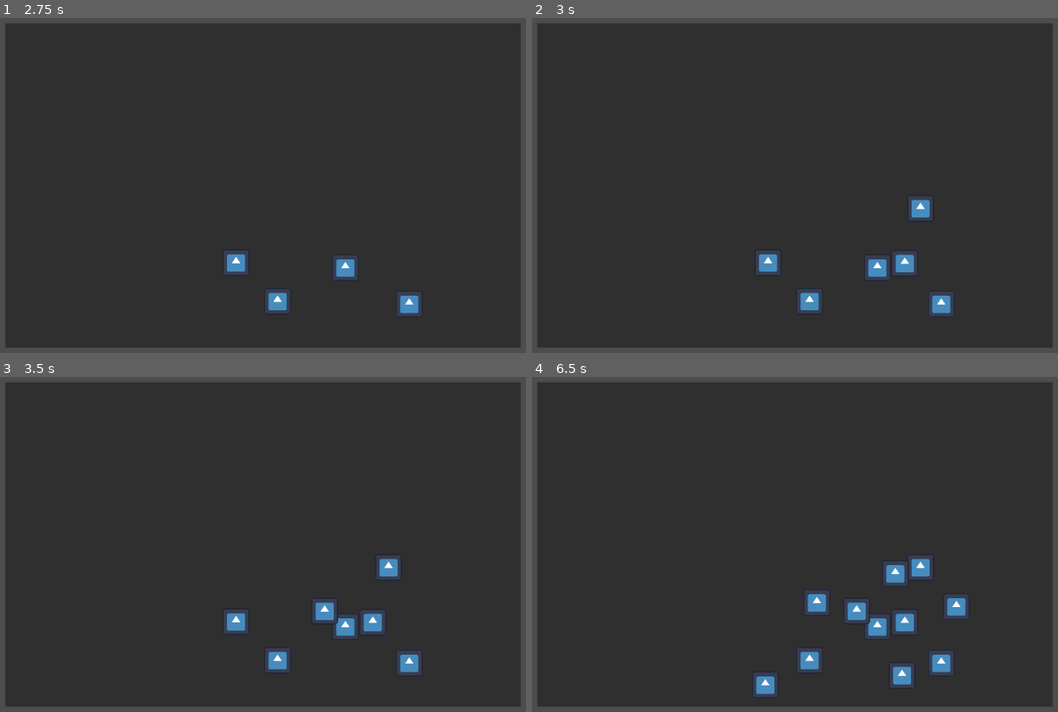
Above: before the commit, frames 1-4 (two rows, left to right).
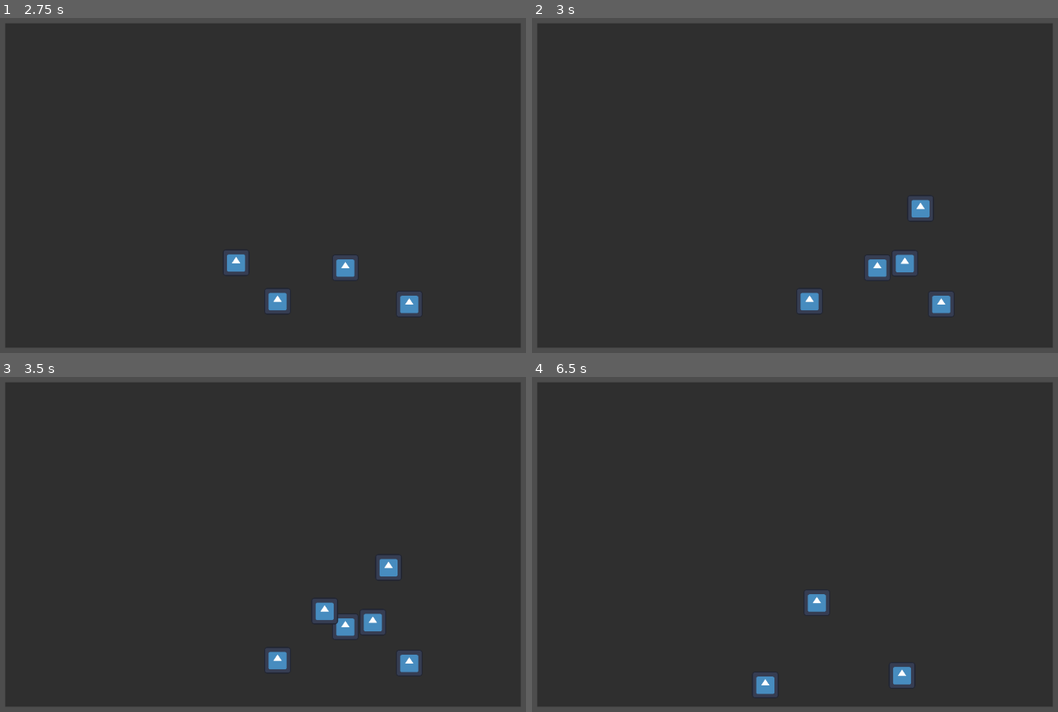
Above: after the commit, the same moments.

Repository: naixsu/Osu-Thingy
Game: Godot game, scene res://Scenes/Main.tscn
Two runs of this game, one before a commit and one after it. Both use one fixed random seed, a clock stepped at 60 frames per second and the inputs below. The engine's default icon, where the game draws it, is replaced by a stand-in: a white triangle on a blue panel in a dark square. Sound files missing from this copy of the repository are replaced by a short silence.
Inputs:
- Up to frame 1 (2.75 s): tap Enter at 0.5 s; tap Space at 1.25 s
- Up to frame 2 (3 s): tap Enter at 2.75 s
- Up to frame 3 (3.5 s): no input
- Up to frame 4 (6.5 s): no input

Frame 1 is identical in both runs. In frame 2, 0.3% of the frame differs, in the area x 42-48%, y 69-77%; in frame 3, 0.3%; in frame 4, 2.7%, in the area x 50-83%, y 53-90%.

Commit message:
Tried slider stuff
Might discontinue this one

Diff:
--- a/Scenes/Main.tscn
+++ b/Scenes/Main.tscn
@@ -10,6 +10,7 @@
 beatmaps = Array[Resource]([ExtResource("2_u5sfc")])
 
 [node name="Audio" type="AudioStreamPlayer2D" parent="."]
+volume_db = -10.0
 
 [node name="NoteGroup" type="Node2D" parent="."]
 
--- a/Scenes/Note.tscn
+++ b/Scenes/Note.tscn
@@ -12,7 +12,7 @@
 texture = ExtResource("1_42e2n")
 
 [node name="Timer" type="Timer" parent="."]
-wait_time = 5.0
+wait_time = 2.0
 one_shot = true
 
 [connection signal="timeout" from="Timer" to="." method="_on_timer_timeout"]
--- a/Scripts/Main.gd
+++ b/Scripts/Main.gd
@@ -22,6 +22,12 @@
 var timeElapsed : float = 0.0
 var index = 0
 var circleSize : float
+var timeMS : int = 0
+var threshold : int = 15 # threshold of 15 ms
+var timeDifference : int = 0
+var slider : bool = false
+var sliderIndex : int = 0
+var sliderObj : Dictionary
 
 # Called when the node enters the scene tree for the first time.
 func _ready():
@@ -48,13 +54,18 @@
 		return
 
 	timeElapsed += delta
-	var timeMS = int(timeElapsed * 1000)
-	var threshold = 15 # threshold of 15 ms
-	var timeDifference = abs(timeMS - metadata["HitObjects"][index]["time"])
+	timeMS = int(timeElapsed * 1000)
+	timeDifference = abs(timeMS - metadata["HitObjects"][index]["time"])
+
+	#print(timeMS)
 
 	if timeDifference <= threshold:
+		#print("timeDifference ", timeDifference, " objTime ", metadata["HitObjects"][index]["time"])
 		place_single_object(metadata["HitObjects"][index])
 		index += 1
+
+	#if slider:
+		#place_slider()
 
 
 #region Init
@@ -163,8 +174,8 @@
 			return {}
 
 ## Returns the end point of a linear slider
-func get_linear_point(pts: Array[String]) -> Vector2:
-	return get_vector(pts[1])
+func get_linear_point(pts: Array[String]) -> Array:
+	return [get_vector(pts[1])]
 
 ## Returns an array of points
 func get_path_points(pts: Array[String]) -> Array:
@@ -200,7 +211,7 @@
 func place_single_object(obj: Dictionary) -> void:
 	var x = obj["x"]
 	var y = obj["y"]
-	var time = obj["time"]
+	#var time = obj["time"]
 	var type = obj["type"]
 	var scaledXY = get_scale_coords(x, y)
 
@@ -210,14 +221,44 @@
 	note.global_position = scaledXY
 	note.scale = Vector2(circleSize, circleSize)
 
-	if type == 2 or type == 6:
-		place_slider(obj)
+	#if type == 2 or type == 6:
+		#place_slider(obj)
+		#sliderObj = obj
+		#sliderIndex = 0
+		#slider = true
+
 
 func place_slider(obj: Dictionary) -> void:
-	print(obj)
+	var sliderLength : int = obj["sliderLength"]
+	var sliderPoints : Array = obj["sliderData"]["points"]
+	var sliderTimeMS = timeMS + sliderLength
+
+	for point in sliderPoints:
+		place_single_object({
+			"x" : point.x,
+			"y" : point.y,
+			"type" : -1
+			})
 	pass
 
-
+#func place_slider() -> void:
+	#var sliderLength : int = sliderObj["sliderLength"]
+	#var sliderPoints : Array = sliderObj["sliderData"]["points"]
+	#var sliderTimeMS : int = sliderObj["time"]
+	#var point : Vector2 = sliderPoints[sliderIndex]
+	#var sliderTimeDifference = abs(timeMS - (sliderTimeMS + sliderLength * 4))
+	#
+	#if sliderTimeDifference <= threshold:
+		#place_single_object({
+			#"x" : point.x,
+			#"y" : point.y,
+			#"type" : -1
+		#})
+		#sliderIndex += 1
+	#
+	#if sliderIndex == sliderPoints.size():
+		#slider = false
+		#
 #region General methods
 ## Returns a Vector2 from a string with format "x:y"
 func get_vector(point: String) -> Vector2:
--- /dev/null
+++ b/default_bus_layout.tres
@@ -0,0 +1,3 @@
+[gd_resource type="AudioBusLayout" format=3 uid="uid://d18kts3fjnfww"]
+
+[resource]
